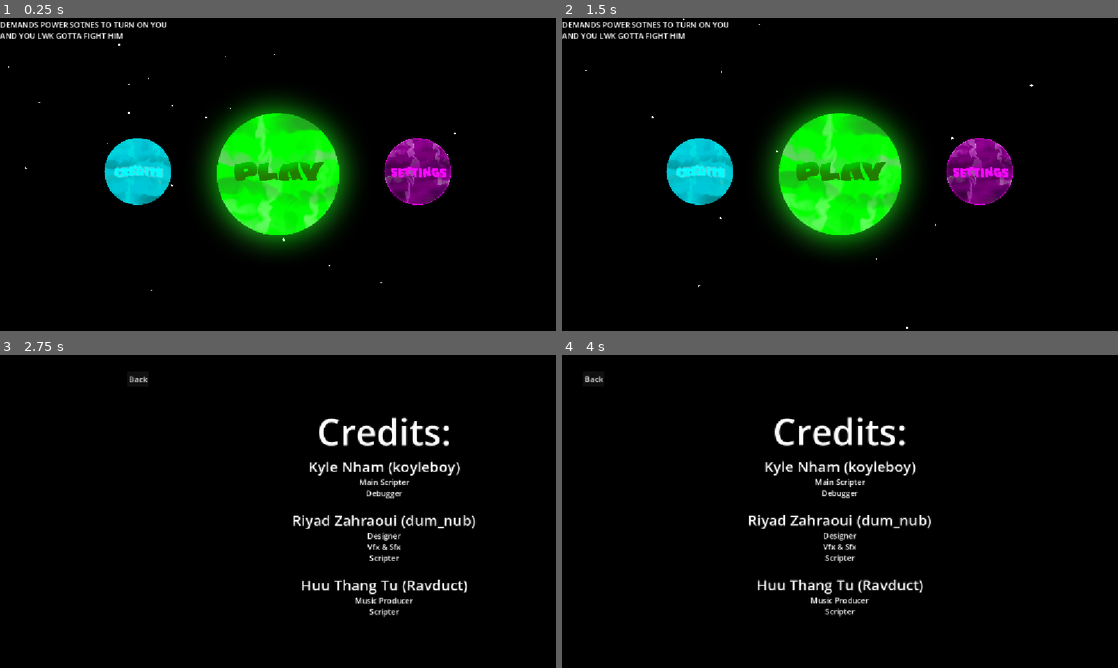
Above: before the commit, frames 1-4 (two rows, left to right).
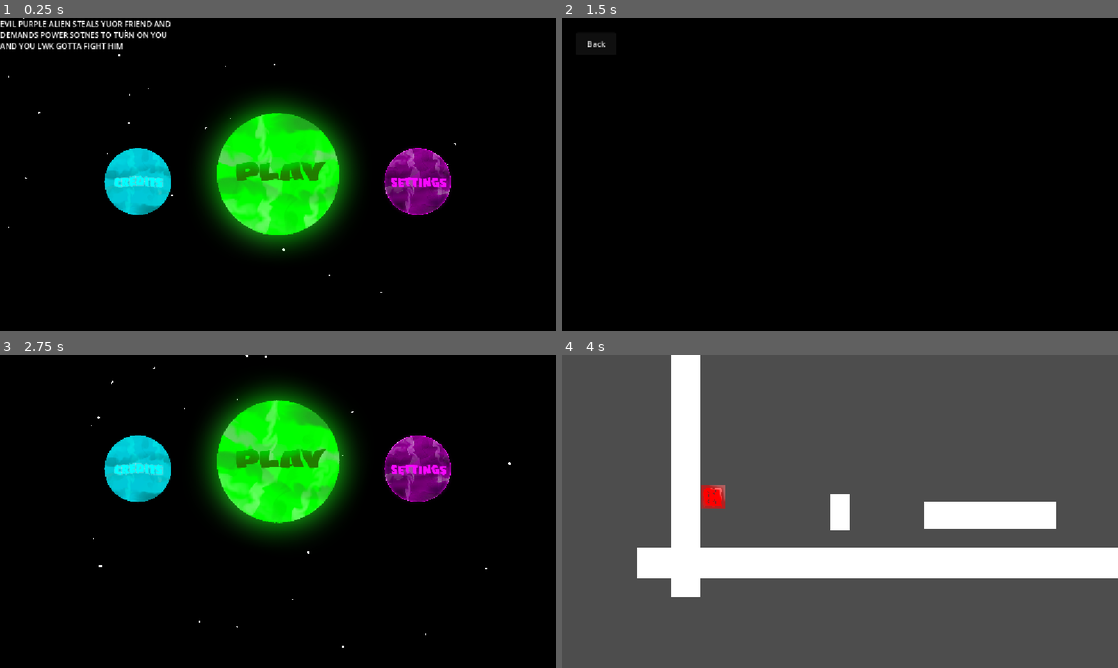
Above: after the commit, the same moments.

Repository: Ravduct/TSA-Haven-Godot-Game
Game: Godot game, scene res://scenes/mainmenu.tscn
Two runs of this game, one before a commit and one after it. Both use one fixed random seed, a clock stepped at 60 frames per second and the inputs below.
Inputs (mouse positions are in pixels of both pictures, inside the frame that each line leads up to; where the layout moved, square brackets give the same spot in the first picture):
- Up to frame 1 (0.25 s): no input
- Up to frame 2 (1.5 s): click (979, 180) [979, 171] at 0.5 s; click (595, 93) at 1.25 s, where only the run after the commit has a clickable "Back"
- Up to frame 3 (2.75 s): click (33, 380) [139, 508] at 2 s
- Up to frame 4 (4 s): click (840, 461) [701, 380] at 2.75 s

The runs differ from the first frame. In frame 1, 5.0% of the frame differs, in the area x 0-82%, y 0-88%; in frame 2, 16%; in frame 3, 17%; in frame 4, 99%, in the area x 0-100%, y 0-100%.

Commit message:
slide to/back setting

Diff:
--- a/scenes/mainmenu.tscn
+++ b/scenes/mainmenu.tscn
@@ -5,6 +5,7 @@
 [ext_resource type="Texture2D" uid="uid://bdwn5no475nm7" path="res://image assets/planet.png" id="3_h73c4"]
 [ext_resource type="AudioStream" uid="uid://cpa4hscpeskej" path="res://audio/planet_menu.mp3" id="4_85riq"]
 [ext_resource type="Texture2D" uid="uid://b4lwj0hcwkwvy" path="res://image assets/settings.png" id="5_4hago"]
+[ext_resource type="Script" uid="uid://cs6c358iiq2ou" path="res://scenes/settings_in.gd" id="5_gjjcl"]
 [ext_resource type="Texture2D" uid="uid://df2a0gm1xymeb" path="res://image assets/CREDITS.png" id="6_gjjcl"]
 [ext_resource type="Texture2D" uid="uid://bfmgdre8ifces" path="res://image assets/play button.png" id="7_kait0"]
 [ext_resource type="Script" uid="uid://bqupbmcf45v33" path="res://scenes/credits.gd" id="7_wf3n4"]
@@ -29,7 +30,7 @@
 offset_left = -1.0
 offset_top = -23.0
 offset_right = 2978.0
-offset_bottom = 675.0
+offset_bottom = 1471.0
 color = Color(0, 0, 0, 1)
 
 [node name="stars" type="CPUParticles2D" parent="." unique_id=1530533612]
@@ -52,7 +53,7 @@
 scale_amount_max = 5.0
 
 [node name="planet" type="StaticBody2D" parent="." unique_id=476771476]
-position = Vector2(576, 345)
+position = Vector2(576, 324)
 scale = Vector2(400, 400)
 script = ExtResource("1_4hago")
 
@@ -80,6 +81,7 @@
 autowrap_trim_flags = 0
 clip_text = true
 expand_icon = true
+script = ExtResource("5_gjjcl")
 
 [node name="credits" type="Button" parent="." unique_id=535208277]
 offset_left = 172.0
@@ -95,10 +97,10 @@
 script = ExtResource("7_wf3n4")
 
 [node name="play" type="Button" parent="." unique_id=1865689507]
-offset_left = 447.0
-offset_top = 219.0
-offset_right = 576.0
-offset_bottom = 346.5
+offset_left = 450.0
+offset_top = 198.0
+offset_right = 579.0
+offset_bottom = 325.5
 scale = Vector2(2, 2)
 size_flags_stretch_ratio = 0.0
 icon = ExtResource("7_kait0")
@@ -163,6 +165,7 @@
 script = ExtResource("10_4hago")
 
 [node name="Camera2D" type="Camera2D" parent="." unique_id=1863579707]
+position = Vector2(576, 324)
 script = ExtResource("10_h73c4")
 
 [node name="menu music" type="AudioStreamPlayer2D" parent="Camera2D" unique_id=1909027303]
@@ -175,9 +178,21 @@
 parameters/looping = true
 
 [node name="Settings" type="Node2D" parent="." unique_id=838375638]
-position = Vector2(12, 811)
+position = Vector2(0, 811)
 
-[node name="ColorRect" type="ColorRect" parent="Settings" unique_id=336643738]
+[node name="background" type="ColorRect" parent="Settings" unique_id=336643738]
 offset_right = 1152.0
 offset_bottom = 648.0
 color = Color(0, 0, 0, 1)
+
+[node name="cameraNode" type="Node2D" parent="Settings/background" unique_id=1631271310]
+position = Vector2(576, 324)
+
+[node name="backButton" type="Button" parent="Settings/background" unique_id=965063414]
+layout_mode = 0
+offset_left = 29.0
+offset_top = 29.0
+offset_right = 112.0
+offset_bottom = 76.0
+text = "Back"
+script = ExtResource("10_4hago")
--- /dev/null
+++ b/scenes/settings_in.gd
@@ -0,0 +1,18 @@
+extends Button
+
+
+# Called when the node enters the scene tree for the first time.
+func _ready():
+	pressed.connect(on_pressed)
+
+
+# Called every frame. 'delta' is the elapsed time since the previous frame.
+func on_pressed():
+	var camera := get_node("/root/Node2D/Camera2D")
+	var cameraNode := get_node("/root/Node2D/Settings/background/cameraNode")
+
+	var tween := create_tween()
+
+	tween.tween_property(camera, "position", cameraNode.global_position, 1) \
+	.set_trans(tween.TRANS_CUBIC) \
+	.set_ease(tween.EASE_IN_OUT)
Not shown, added: scenes/settings_in.gd.uid
